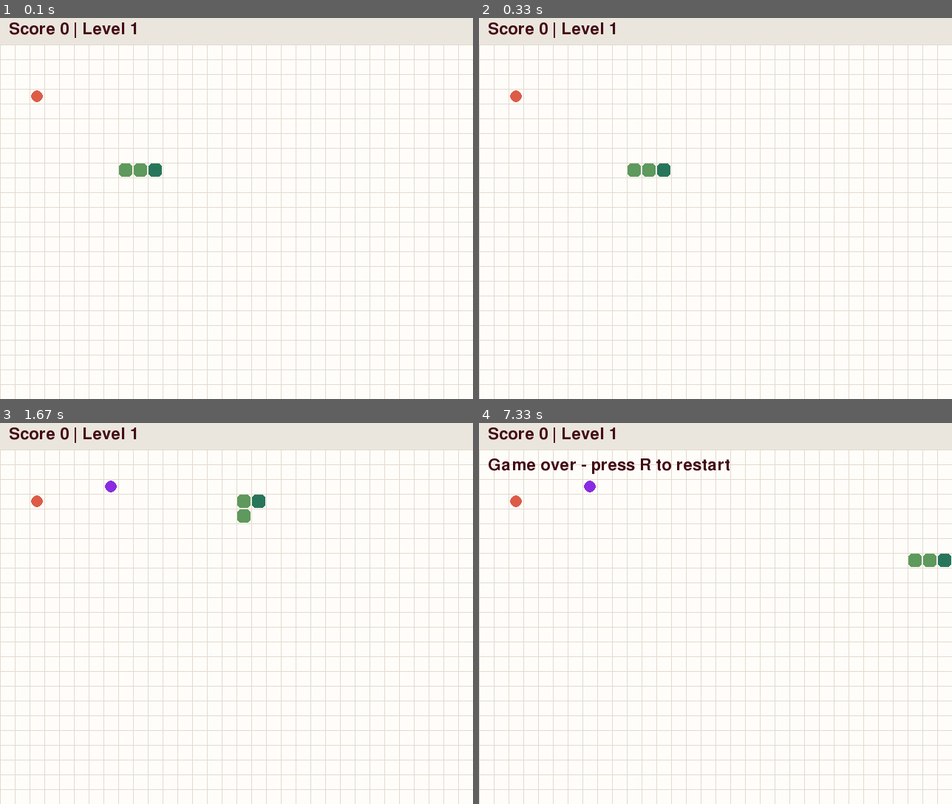
Above: before the commit, frames 1-4 (two rows, left to right).
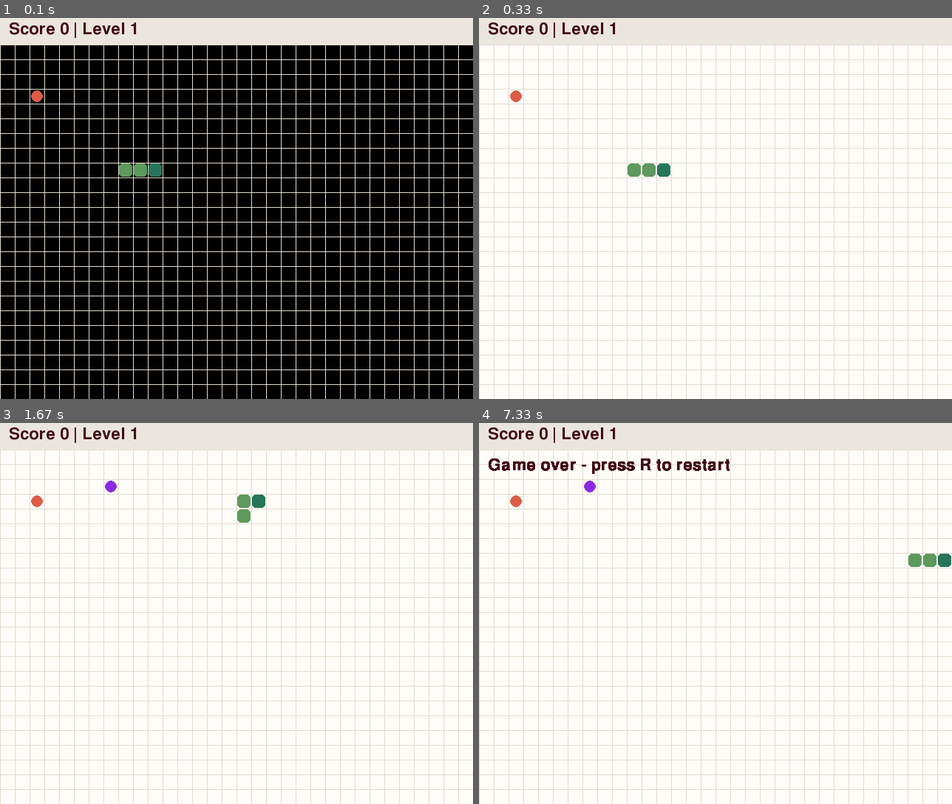
Above: after the commit, the same moments.

Repository: MiohitoKiri5474/PyGame-Snake
Game: pygame game, started from src/snake_trio/__main__.py
The game is run twice, just before and just after one commit, with the same random seed, the same clock (stepped at 60 frames per second) and the same inputs.
Inputs:
- Up to frame 1 (0.1 s): no input
- Up to frame 2 (0.33 s): no input
- Up to frame 3 (1.67 s): tap W at 0.33 s; hold Right 0.67-1.13 s; hold Up 1.17-1.47 s; hold Right from 1.5 s (still down)
- Up to frame 4 (7.33 s): release Right at 1.97 s; hold Left 2-2.53 s; hold Down 2.57-2.87 s; hold Left 2.9-3.3 s; hold Up 3.33-3.7 s; hold Right 3.73-4.37 s; hold Down 4.4-4.77 s; hold Left 4.8-5.27 s; tap S at 5.3 s; hold Right 5.63-6.1 s; hold Up 6.13-6.43 s; hold Right 6.47-6.93 s; hold Left from 6.97 s (still down)

The runs differ from the first frame. In frame 1, 84% of the frame differs, in the area x 0-100%, y 7-100%; in frame 2, nothing differs; in frame 3, nothing differs; in frame 4, 0.3%.

Commit message:
fix: the food will generate outside of field

Diff:
--- a/src/snake_trio/game.py
+++ b/src/snake_trio/game.py
@@ -52,9 +52,9 @@
             random.randint(
                 HEADER_HEIGHT // CELL - 1, (HEIGHT + HEADER_HEIGHT) // CELL - 1
             )
-            * CELL
-            + HEADER_HEIGHT
-        )
+            - 1
+        ) * CELL + HEADER_HEIGHT
+    print(x, y)
     return (x, y)
 
 
@@ -182,8 +182,8 @@
             step(state)
             next_step += 130 / SPEED[state.level - 1]
 
-        background_color = LEVEL_BACKGROUNDS[state.level - 1]
-        screen.fill(background_color)
+            background_color = LEVEL_BACKGROUNDS[state.level - 1]
+            screen.fill(background_color)
 
         # --- Header block: score + level ---
         pygame.draw.rect(screen, (235, 230, 221), (0, 0, WIDTH, HEADER_HEIGHT))
